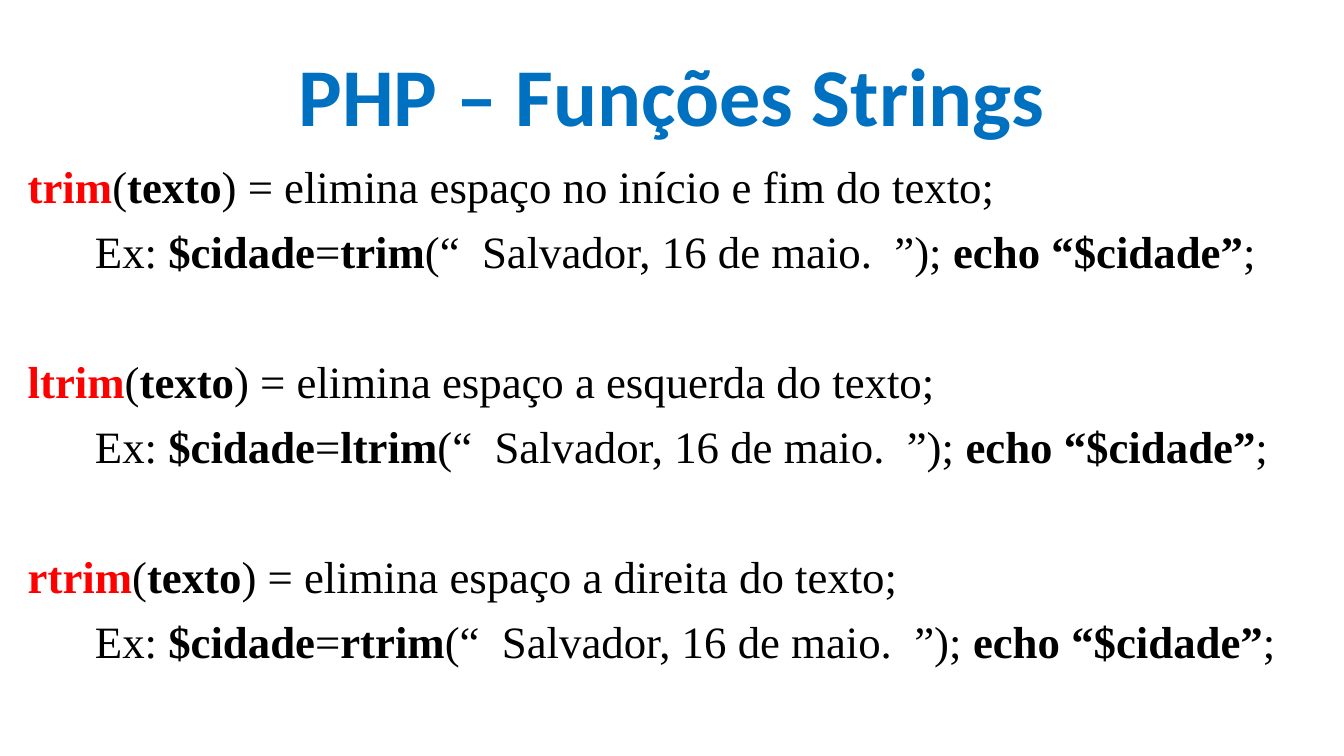
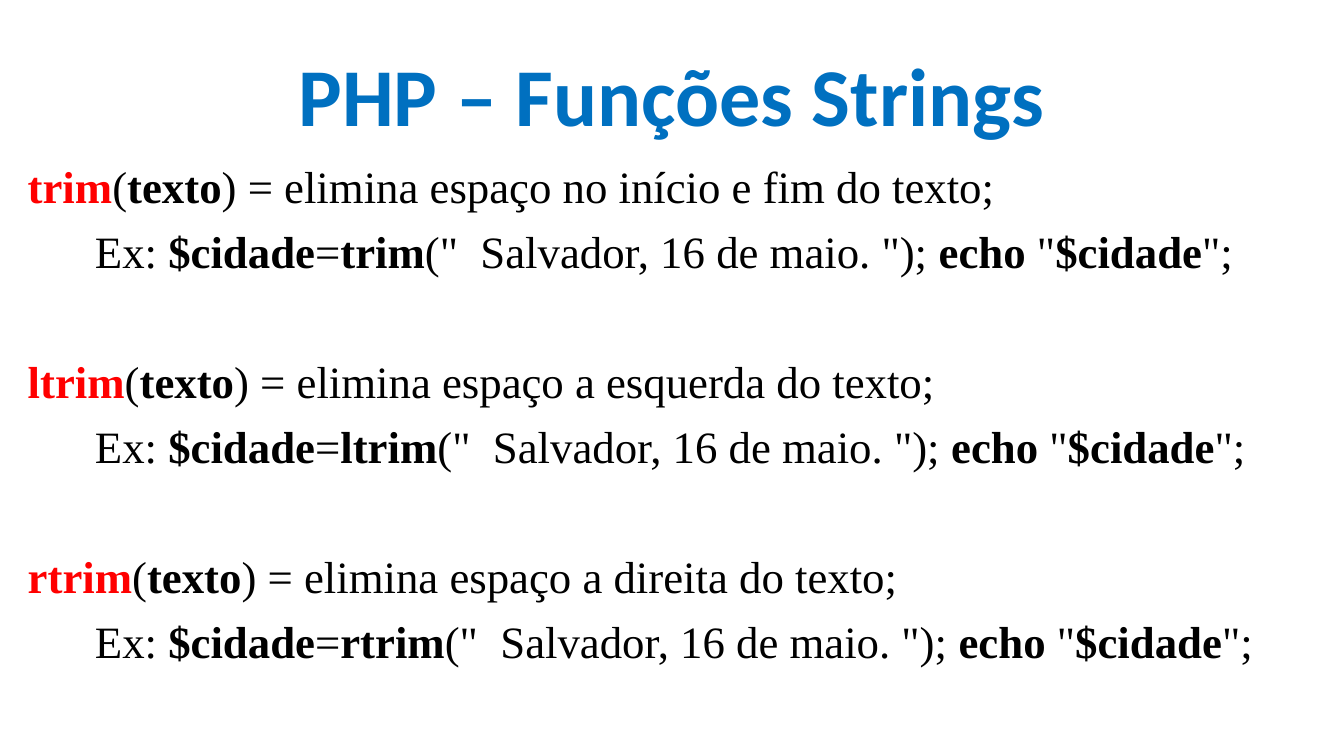
Before and after one commit to CloudEducationBrazil/WydenDesenvolvimentoWebPHP, a slide deck: slide 33 of 01 Classes/Aula 12 e 13 Desenvolvimento Web PHP - PHP.pptx. Drawn at 1344x756 pixels with LibreOffice and Linux fonts; fonts in the diff are those of the drawing; background and template pictures are left out. Boxes give left, top, right and bottom in pixels: in the first picture for what was removed or moved away, otherwise in the second. Text is boxed around its words. In the diff, an @@ line names an element or a change of style, - is before the commit and + after.

```diff
--- a/01 Classes/Aula 12 e 13 Desenvolvimento Web PHP - PHP.pptx
+++ b/01 Classes/Aula 12 e 13 Desenvolvimento Web PHP - PHP.pptx
@@ text at (95,235,1233,277): text changed @@
-Ex: $cidade=trim(“ Salvador, 16 de maio. ”); echo “$cidade”;
+Ex: $cidade=trim(" Salvador, 16 de maio. "); echo "$cidade";
@@ text at (95,430,1245,473): text changed @@
-Ex: $cidade=ltrim(“ Salvador, 16 de maio. ”); echo “$cidade”;
+Ex: $cidade=ltrim(" Salvador, 16 de maio. "); echo "$cidade";
@@ text at (95,625,1253,667): text changed @@
-Ex: $cidade=rtrim(“ Salvador, 16 de maio. ”); echo “$cidade”;
+Ex: $cidade=rtrim(" Salvador, 16 de maio. "); echo "$cidade";
```
Also in this commit, not shown: 36 other slides changed, 1 other file.
